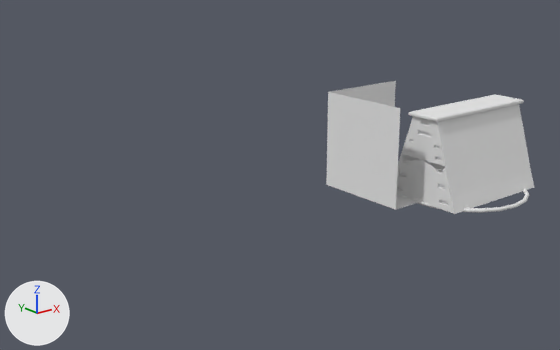
Renders of the OBJ model MVK/Assets/Prefab/UpdatedPrefabs/rockring65.obj from each side of a commit.
Both versions are drawn from a 50 mm camera at (-629.0, -482.0, 256.0) aimed at (-186.0, 71.0, 35.0). Lighting does not change. The marker at lower left points along +X, +Y and +Z. Where no turn or scale is listed for an object, it has been applied to the vertices. Vertices at the same position are counted once.

The scene before the commit, as lines of its bpy script (objects in view):
```python
me_rockring65 = bpy.data.meshes.new('rockring65')
me_rockring65.from_pydata(...)  # 726 vertices, 707 faces; spans x -100.0..68.0, y -67.0..100.0, z -2.0..100.0
me_rockring65.materials.append(mat_initialshadinggroup)  # white #e7e7e7
ob_rockring65 = bpy.data.objects.new('rockring65', me_rockring65)
ob_rockring65.location = (0.0, 0.0, 0.0)
```
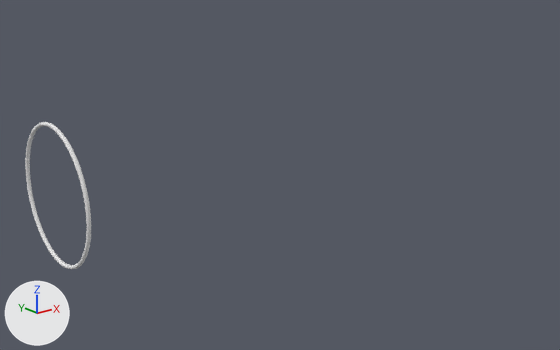
Location of each change, [x1, y1, x2, y2] in pixels of the pictures (560 x 350 px):
'rockring65', reshaped (68% narrower, 10% taller)
    before: [326, 81, 534, 214]
    after: [25, 122, 91, 269]
part 1 of me_rockring65, added
    after: [25, 122, 91, 269]
part 2 of me_rockring65, deleted
    before: [410, 188, 529, 213]
part 3 of me_rockring65, deleted
    before: [396, 94, 534, 214]
part 4 of me_rockring65, deleted
    before: [326, 81, 418, 210]

What the commit changed:
me_rockring65 has 726 vertices, 707 faces and spans x -100.0..68.0, y -67.0..100.0, z -2.0..100.0.
me_rockring65 is used by ob_rockring65; location (0.0, 0.0, 0.0).
me_rockring65 part 1: a new loose piece, a torus around x (ring radius 61.1, tube radius 1.8) spanning x -392.3..-388.7, y 52.7..178.2, z -17.8..107.8, in mat_initialshadinggroup (white #e7e7e7).
me_rockring65 part 2: the loose piece of 400 vertices spanning x -67.0..67.0, y -67.0..67.0, z -2.0..2.0 is deleted.
me_rockring65 part 3: the loose piece of 319 vertices spanning x -68.0..68.0, y -43.0..43.0, z 0.0..89.0 is deleted.
me_rockring65 part 4: the loose piece of 7 vertices spanning x -100.0..0.0, y 0.0..100.0, z 0.0..100.0 is deleted.
